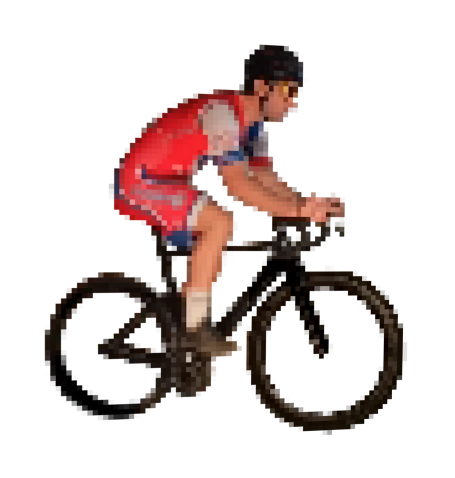
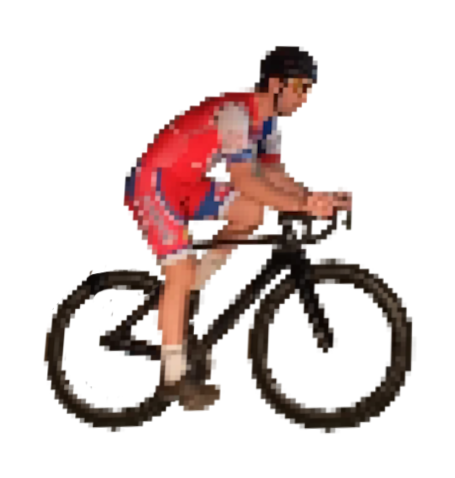
Comparing the layer stacks of the two 455 × 478 images. Changes:
removed layer "hero_3.webp" over [44, 44, 408, 436]
added layer "1" over [43, 45, 417, 435]
